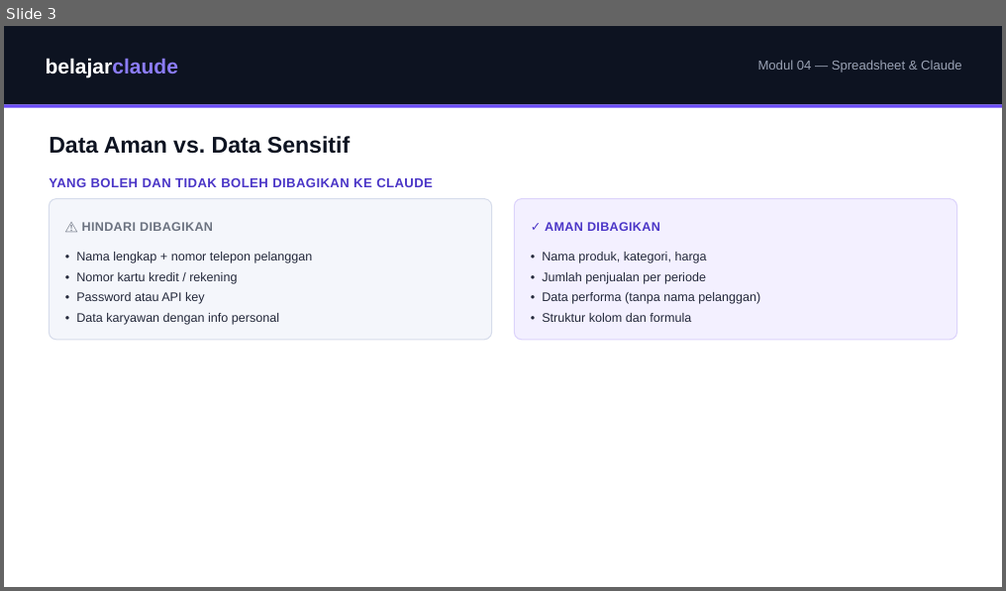
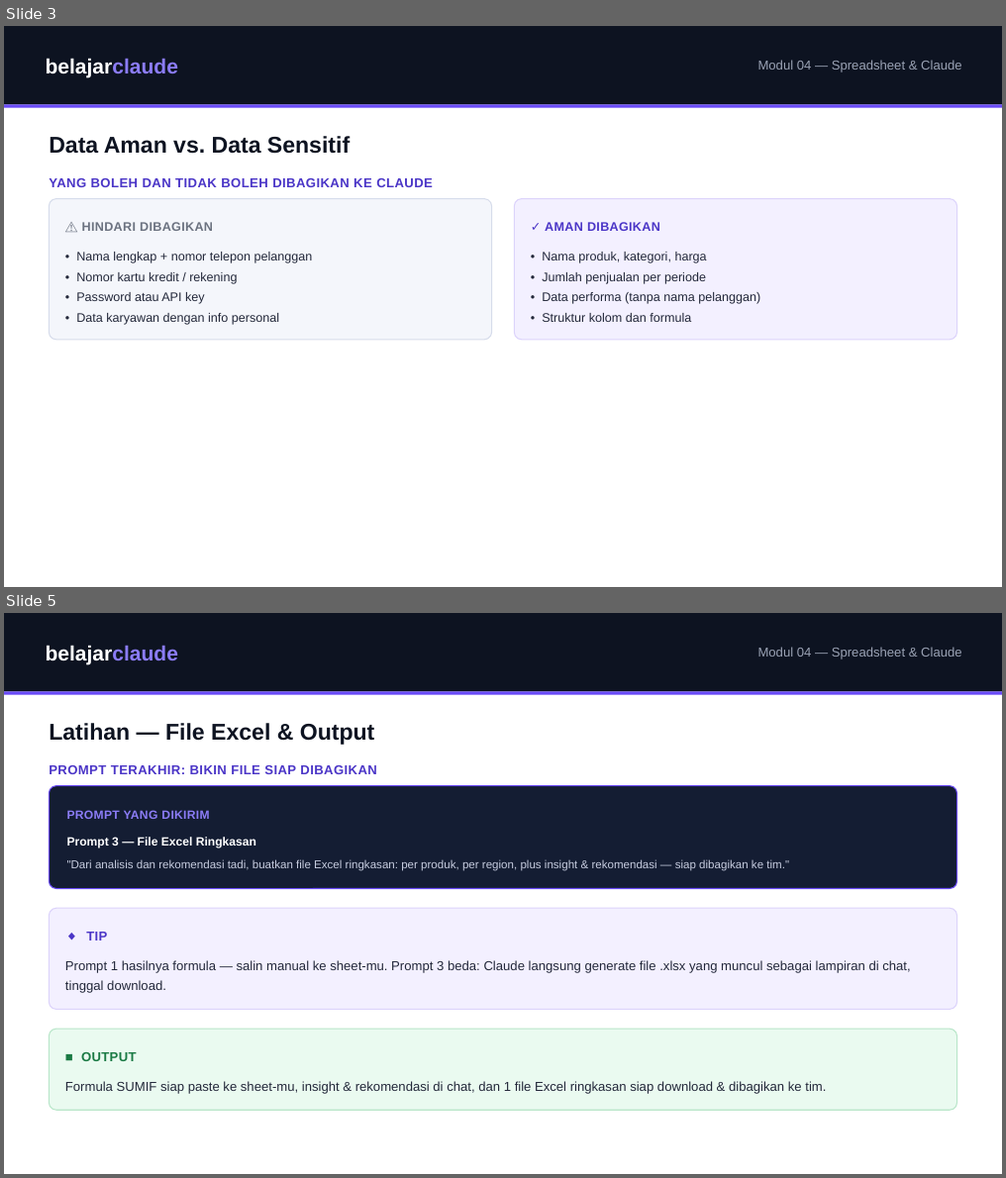
Before and after one commit to juliautomo/belajar-claude, a slide deck: K2-Produktivitas/M04-Google-Sheets/K2-M04-Google-Sheets.pptx. Shown one above the other, each under a label of ours: slide 3 before the commit, slides 3 and 5 after it; the slides between them are not shown. The pictures are 1006x591 and 1006x1178 pixels, drawn with LibreOffice and Linux fonts; fonts in the diff are those of the drawing. Boxes give left, top, right and bottom in pixels: in the first picture for what was removed or moved away, otherwise in the second. Text is boxed around its words. In the diff, an @@ line names an element or a change of style, - is before the commit and + after.

Commit message:
K2 M4: merge Alur Prompt into Latihan with concrete download/upload/drag-drop steps, remove Level Up Dashboard section, restyle Apps Script menu list from numbered steps to plain tier cards (they're menu items, not sequential steps), relocate Claude in Chrome tip to bottom

```diff
--- a/K2-Produktivitas/M04-Google-Sheets/K2-M04-Google-Sheets.pptx
+++ b/K2-Produktivitas/M04-Google-Sheets/K2-M04-Google-Sheets.pptx
@@ slide 5 added at [4,613,1002,1174], background #FFFFFF @@
@@ rectangle added at [4,613,1002,691], fill #0D1321 @@
@@ text added at [46,645,178,664], 20 pt, text #FFFFFF, bold @@
+belajarclaude
@@ text added at [758,647,962,660], 12.5 pt, text #9AA2B4 @@
+Modul 04 — Spreadsheet & Claude
@@ rectangle added at [4,691,1002,694], fill #6849F6 @@
@@ text added at [49,723,375,745], 22 pt, text #0D1321, bold @@
+Latihan — File Excel & Output
@@ text added at [49,765,377,774], 12.5 pt, text #4B36C7, bold @@
+PROMPT TERAKHIR: BIKIN FILE SIAP DIBAGIKAN
@@ rounded rectangle added at [49,786,957,888], fill #141D33, outline #6849F6 1 pt @@
@@ text added at [67,810,209,819], 11.5 pt, text #8B7CF6, bold @@
+PROMPT YANG DIKIRIM
@@ text added at [67,837,256,848], 11.5 pt, text #FFFFFF, bold @@
+Prompt 3 — File Excel Ringkasan
@@ text added at [67,860,789,871], 11 pt, text #C7CDE0 @@
+"Dari analisis dan rekomendasi tadi, buatkan file Excel ringkasan: per produk, per region, plus insight & rekomendasi — siap dibagikan ke tim."
@@ rounded rectangle added at [49,908,957,1009], fill #F3F0FF, outline #DCD3FB 1 pt @@
@@ text added at [86,932,107,941], 12.5 pt, text #4B36C7, bold @@
+◆ TIP
@@ text added at [65,960,910,993], 12.5 pt, text #23283A @@
+Prompt 1 hasilnya formula — salin manual ke sheet-mu. Prompt 3 beda: Claude langsung generate file .xlsx yang muncul sebagai lampiran di chat, tinggal download.
@@ rounded rectangle added at [49,1029,957,1111], fill #EAFAF0, outline #B8E6C9 1 pt @@
@@ text added at [81,1053,136,1061], 12.5 pt, text #1A7A44, bold @@
+■ OUTPUT
@@ text added at [65,1081,826,1094], 12.5 pt, text #23283A @@
+Formula SUMIF siap paste ke sheet-mu, insight & rekomendasi di chat, dan 1 file Excel ringkasan siap download & dibagikan ke tim.
```
Also in this commit, not shown: 2 slides changed, 2 slides removed, 1 other file.
